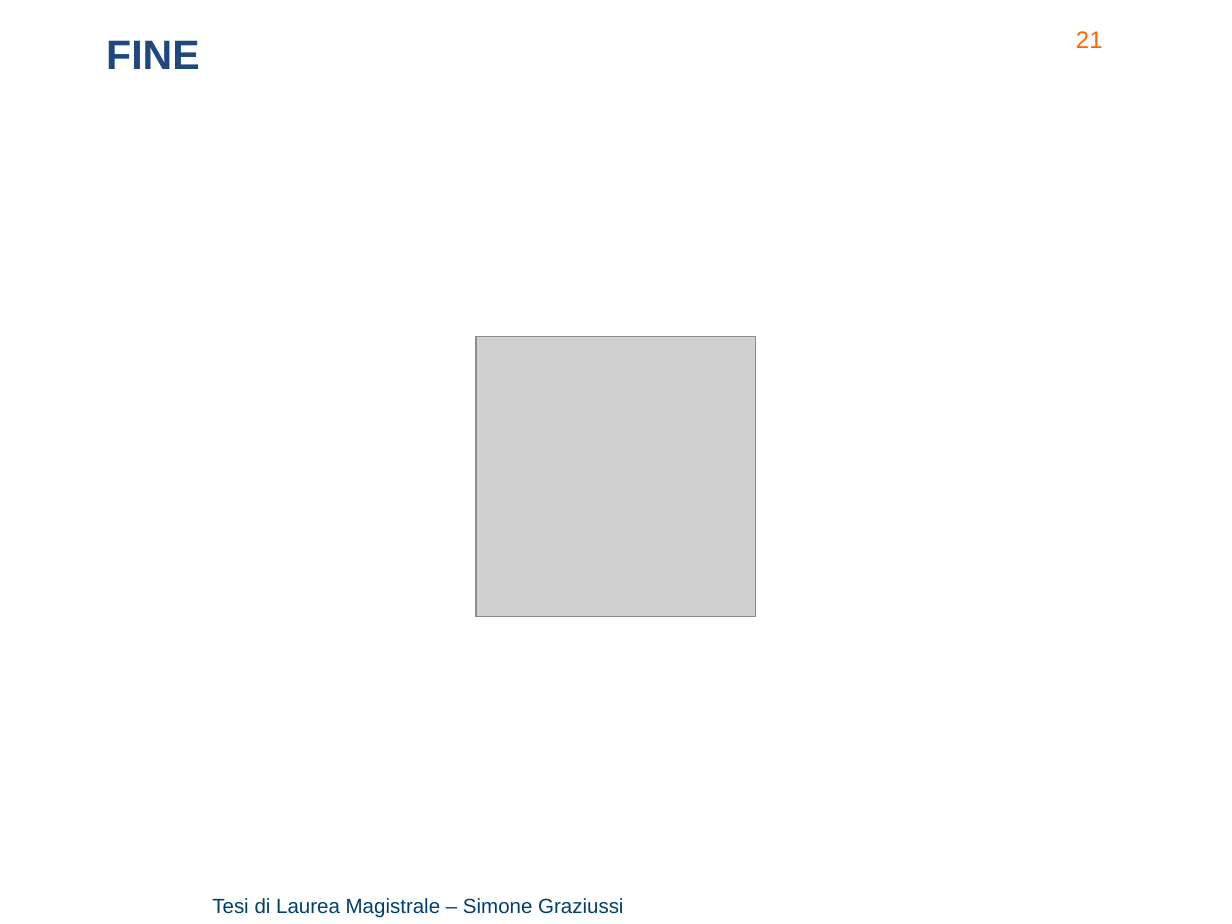
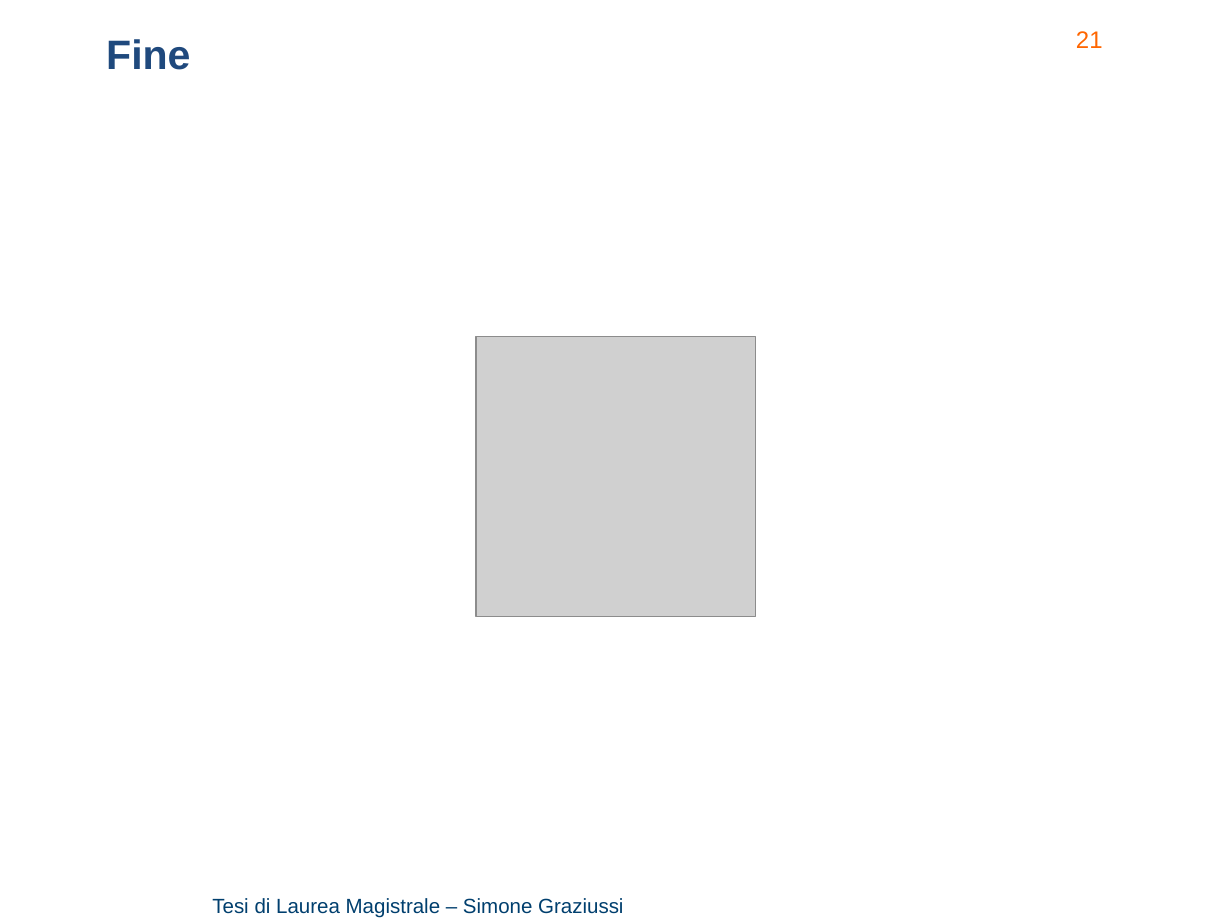
Before and after one commit to Simone3/Thesis, a slide deck: slide 21 of Presentation/Presentation.pptx. Drawn at 1232x924 pixels with LibreOffice and Linux fonts; fonts in the diff are those of the drawing; grey boxes stand for pictures; background and template pictures are left out. Boxes give left, top, right and bottom in pixels: in the first picture for what was removed or moved away, otherwise in the second. Text is boxed around its words. In the diff, an @@ line names an element or a change of style, - is before the commit and + after.

```diff
--- a/Presentation/Presentation.pptx
+++ b/Presentation/Presentation.pptx
@@ text at box(106, 39, 190, 70): text changed @@
-FINE
+Fine
```
Also in this commit, not shown: 2 slides added, 2 slides removed, 1 other file.
